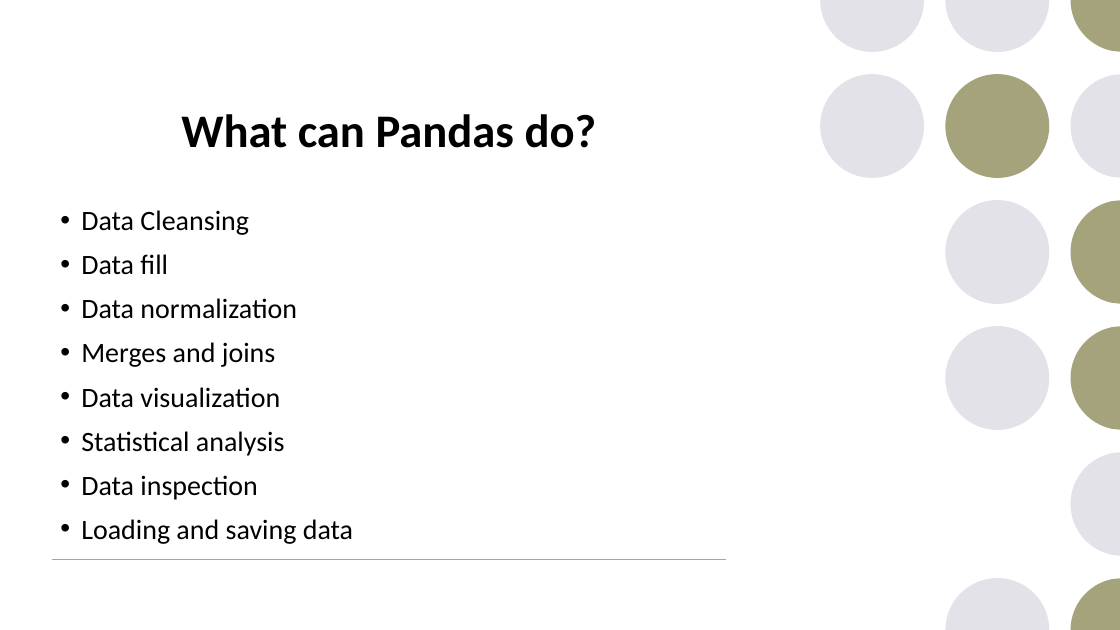
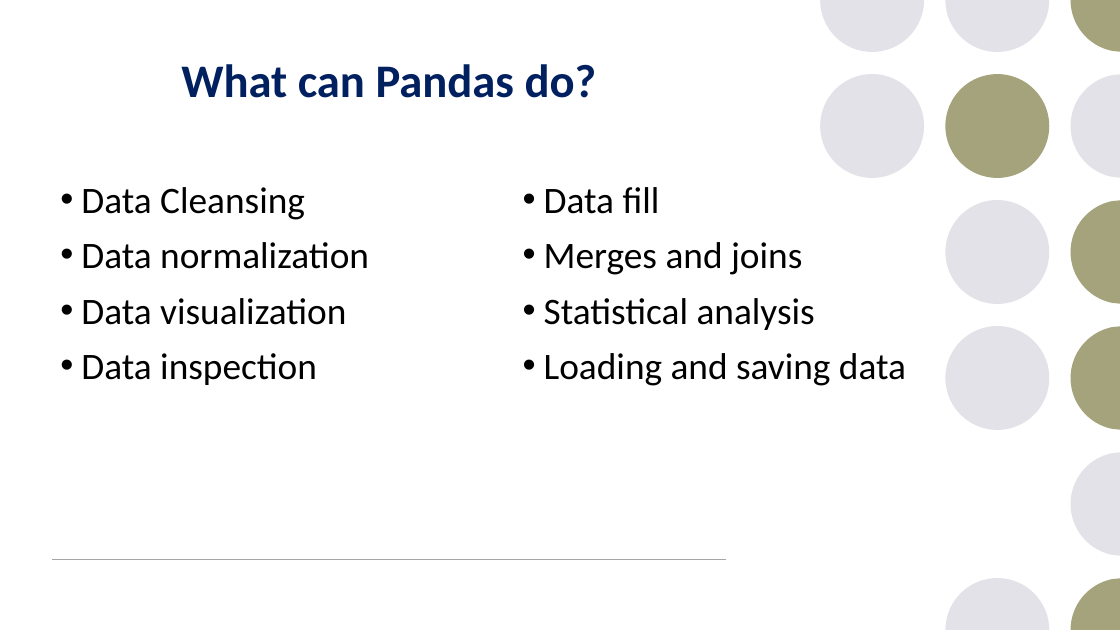
Before and after one commit to JohanBester/PythonResources, a slide deck: slide 4 of DAP_PowerPoints/week6-pandas.pptx (slide 5 before the commit). Drawn at 1120x630 pixels with LibreOffice and Linux fonts; fonts in the diff are those of the drawing. Boxes give left, top, right and bottom in pixels: in the first picture for what was removed or moved away, otherwise in the second. Text is boxed around its words. In the diff, an @@ line names an element or a change of style, - is before the commit and + after.

```diff
--- a/DAP_PowerPoints/week6-pandas.pptx
+++ b/DAP_PowerPoints/week6-pandas.pptx
@@ title "What can Pandas do?": place and size @@
-title "What can Pandas do?" at [181, 114, 597, 148]
+title "What can Pandas do?" at [181, 64, 597, 98]
@@ title "What can Pandas do?" at [181, 64, 597, 98]: text colour #000000 to #002060 @@
@@ text "Data Cleansing": place and size @@
-text "Data Cleansing" at [81, 210, 353, 544]
+text "Data Cleansing" at [81, 187, 369, 385]
@@ text "Data Cleansing" at [81, 187, 369, 385]: size 24 to 32 pt @@
@@ text added at [544, 187, 906, 386], 32 pt, text #000000 @@
+• Data fill
+• Merges and joins
+• Statistical analysis
+• Loading and saving data
@@ text at [81, 254, 168, 275]: paragraph removed @@
-• Data fill
@@ text at [81, 342, 275, 367]: paragraph removed @@
-• Merges and joins
@@ text at [81, 431, 285, 456]: paragraph removed @@
-• Statistical analysis
@@ text at [81, 519, 353, 544]: paragraph removed @@
-• Loading and saving data
```
Also in this commit, not shown: 63 other slides changed, 2 slides removed, 17 other files.
